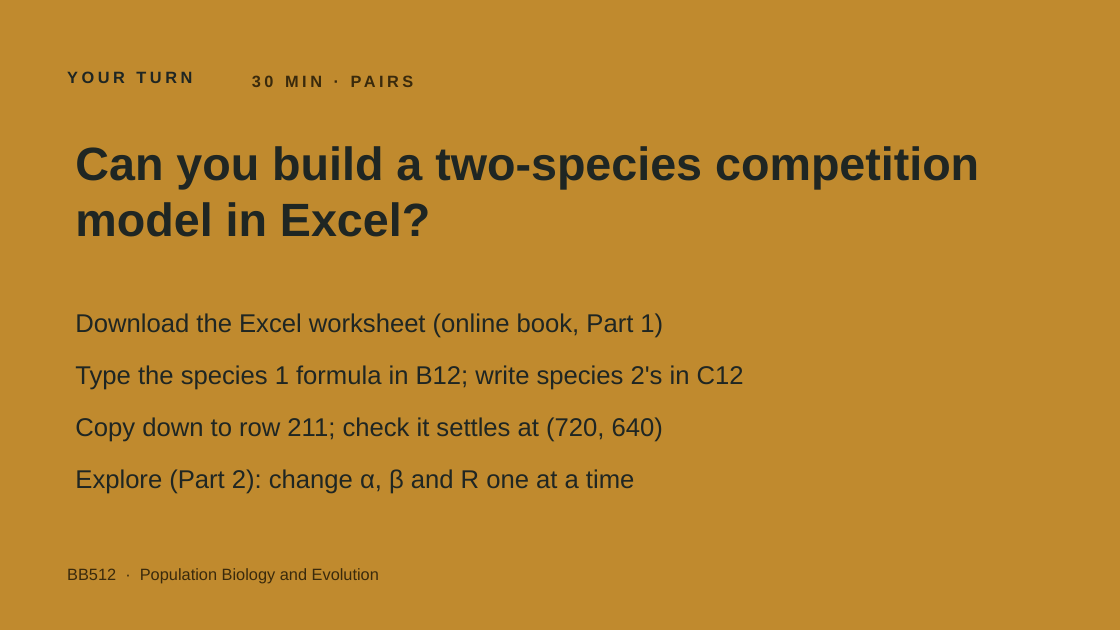
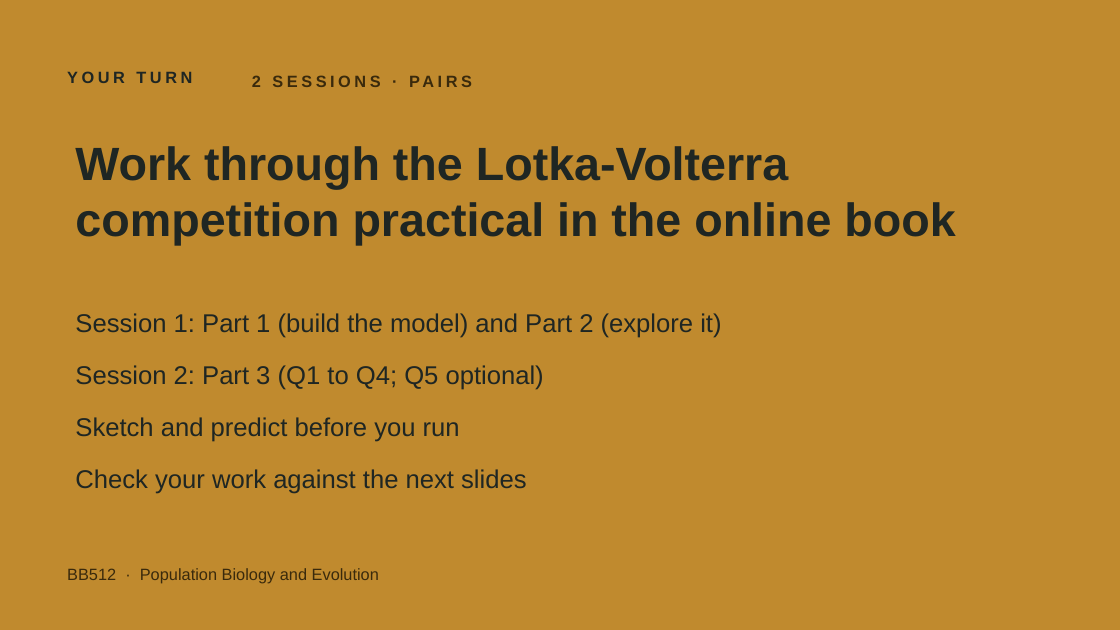
Before and after one commit to jonesor/BB512_Book, a slide deck: slide 2 of lecture_figures/lv_competition/BB512 - Lotka Volterra Competition Practical v2.pptx (slide 12 before the commit). Drawn at 1120x630 pixels with LibreOffice and Linux fonts; fonts in the diff are those of the drawing. Boxes give left, top, right and bottom in pixels: in the first picture for what was removed or moved away, otherwise in the second. Text is boxed around its words. In the diff, an @@ line names an element or a change of style, - is before the commit and + after.

```diff
--- a/lecture_figures/lv_competition/BB512 - Lotka Volterra Competition Practical v2.pptx
+++ b/lecture_figures/lv_competition/BB512 - Lotka Volterra Competition Practical v2.pptx
@@ title at (x1=75, y1=146, x2=955, y2=246): text changed @@
-Can you build a two-species competition model in Excel?
+Work through the Lotka-Volterra competition practical in the online book
@@ text at (x1=75, y1=313, x2=721, y2=494): text changed @@
-Download the Excel worksheet (online book, Part 1)
-Type the species 1 formula in B12; write species 2's in C12
-Copy down to row 211; check it settles at (720, 640)
-Explore (Part 2): change α, β and R one at a time
+Session 1: Part 1 (build the model) and Part 2 (explore it)
+Session 2: Part 3 (Q1 to Q4; Q5 optional)
+Sketch and predict before you run
+Check your work against the next slides
```
Also in this commit, not shown: 3 other slides changed, 14 slides removed, 2 other files.
